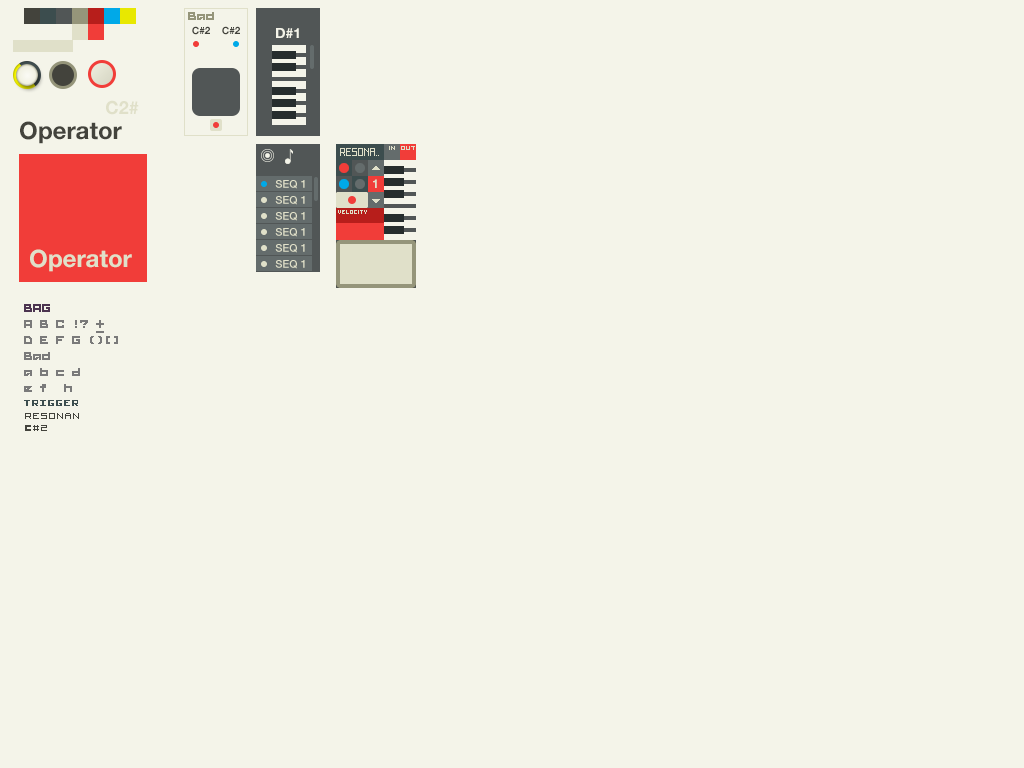
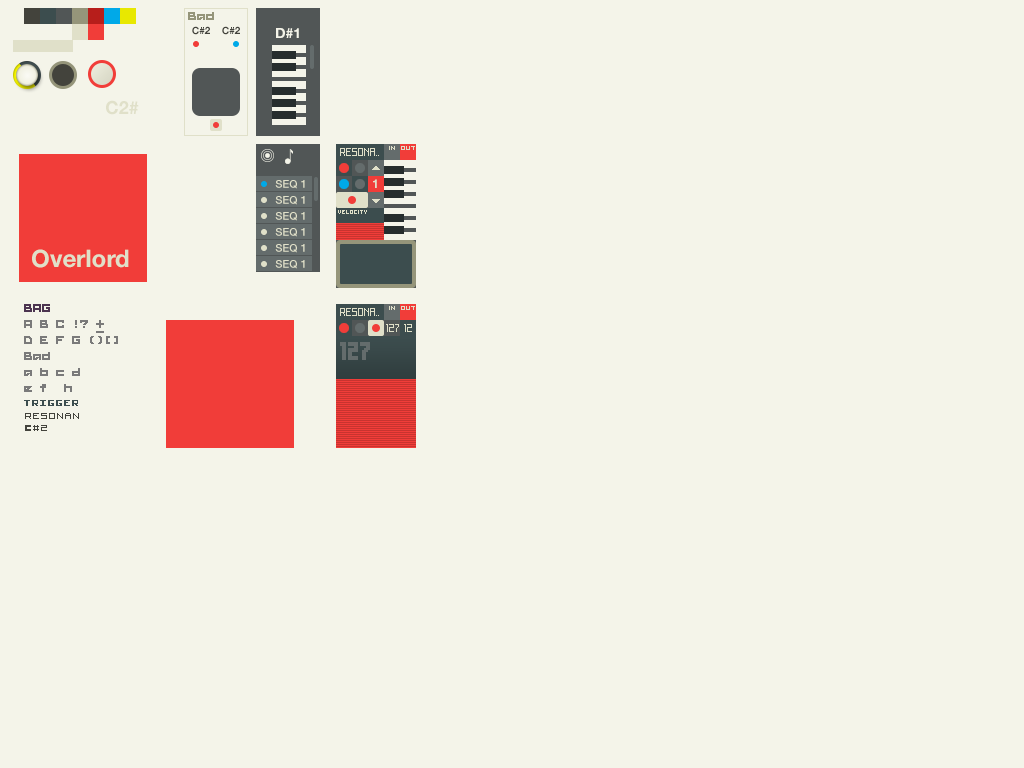
The second 1024 x 768 image is a revision of the first. Changes to its layers:
removed layer "Rounded Rectangle 8" (1st of 2, in "Pad module copy") from group "Pad module copy" over [336, 192, 368, 208]
added layer "Rectangle 6 copy 2" in group "Pad module copy" over [336, 379, 416, 448]
added layer "Rectangle 13 copy 2" (1st of 2, in "Pad module copy") in group "Pad module copy" over [336, 320, 352, 336]
added layer "Layer 15 copy" in group "Pad module copy" over [340, 308, 379, 316]
added layer "Rectangle 12 copy 8" (1st of 3, in "Pad module copy") in group "Pad module copy" over [336, 304, 384, 320]
added layer "Layer 18" in group "Pad module copy" over [340, 342, 370, 360]
added layer "Shape 1 copy 2" in group "Pad module copy" over [336, 336, 416, 379]
added layer "Rounded Rectangle 9" in group "Pad module copy" over [340, 244, 412, 284]
painted on "Rounded Rectangle 7" (in "Pad module copy") over [336, 240, 416, 288]
removed layer "Rectangle 6" (1st of 2, in "Pad module copy") from group "Pad module copy" over [336, 224, 384, 239]
removed layer "Shape 1" (1st of 2, in "Pad module copy") from group "Pad module copy" over [336, 208, 384, 239]
removed layer "Rectangle 8 copy 6" (1st of 2, in "Pad module copy") from group "Pad module copy" over [368, 208, 384, 239]
removed layer "Rounded Rectangle 7" (2nd of 2, in "Pad module") from group "Pad module" over [336, 240, 416, 288]
painted on "Shape 1" (in "Pad module") over [336, 208, 384, 239]
added layer "Rectangle 4 copy 8" above "Rectangle 4 copy 6" over [336, 304, 416, 448]
added layer "Rectangle 4 copy 4" in group "Dial 1" over [230, 320, 294, 448]
renamed "Operator" to "Overlord", painted on it over [30, 249, 132, 272]
added layer "Rectangle 4 copy 7" in group "Dial 1" over [166, 320, 230, 448]
removed layer "Operator" (2nd of 2, in "Dial 1") from group "Dial 1" over [20, 121, 122, 144]
…and 14 more changes (13 added, 1 removed)
